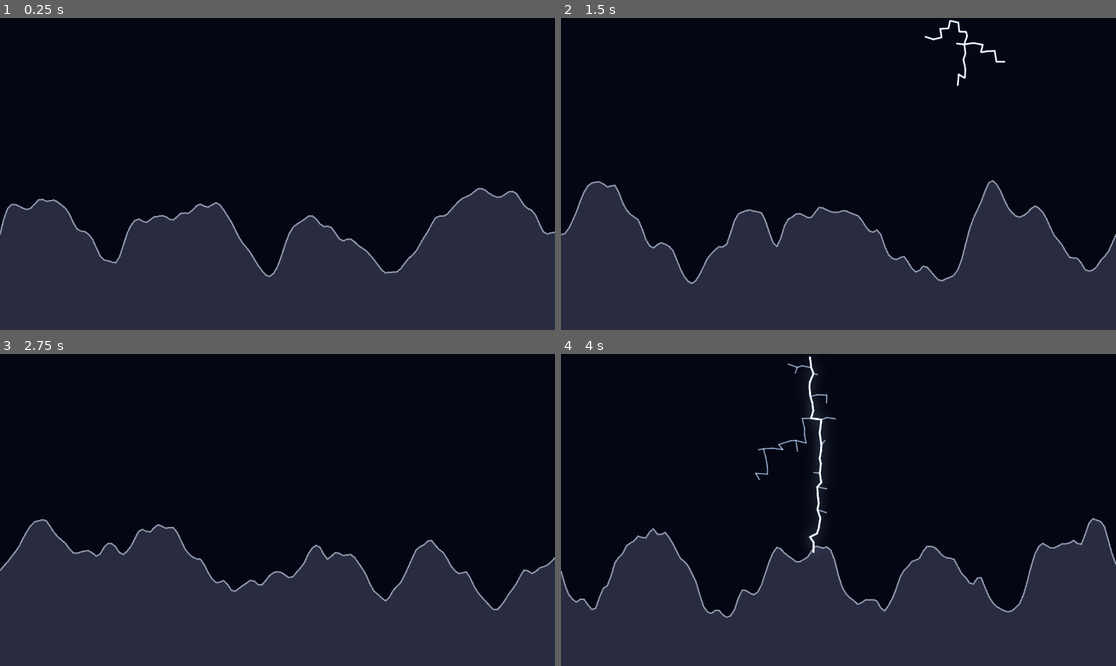
Above: before the commit, frames 1-4 (two rows, left to right).
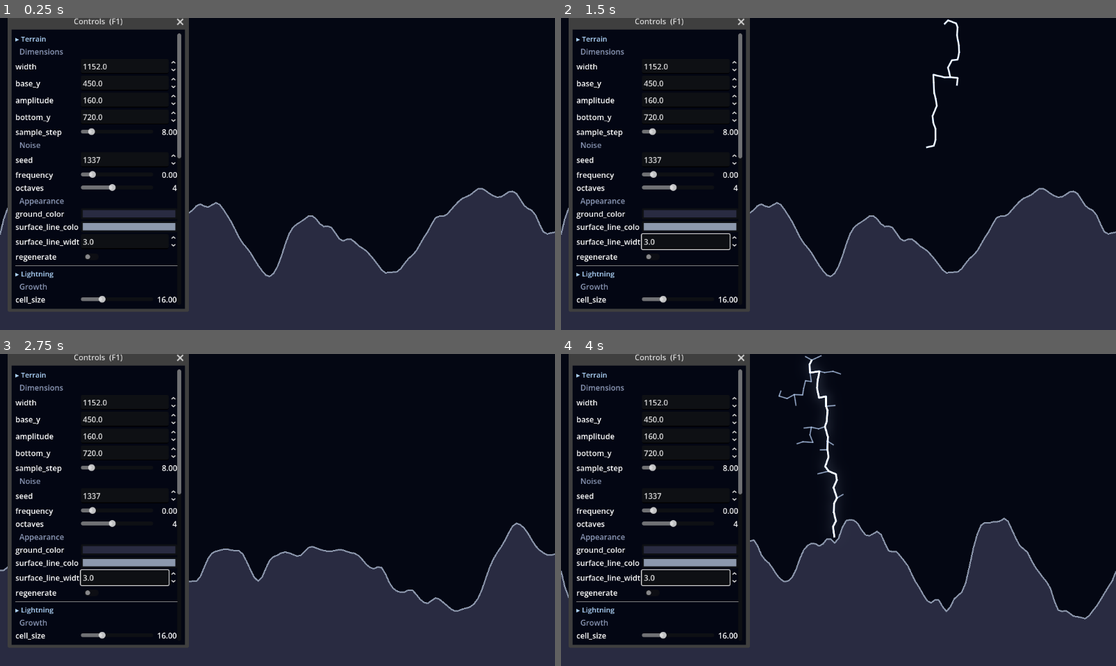
Above: after the commit, the same moments.

Repository: choe050919/lightning-sim
Game: Godot game, scene res://scenes/main.tscn
Same seed, same stepped clock (60 frames per second), same inputs: the game is played once before the commit and once after it.
Inputs (mouse positions are in pixels of both pictures, inside the frame that each line leads up to):
- Up to frame 1 (0.25 s): no input
- Up to frame 2 (1.5 s): click (649, 258) at 0.52 s; tap Enter at 1.25 s; move the mouse to (960, 158) at 1.27 s; hold Right from 1.28 s (still down); tap R at 1.35 s; click (960, 158) at 1.42 s
- Up to frame 3 (2.75 s): move the mouse to (166, 525) at 2.02 s; release Right at 2.03 s; hold Down from 2.03 s (still down); tap R at 2.1 s
- Up to frame 4 (4 s): tap Space at 2.75 s; move the mouse to (894, 441) at 2.77 s; release Down at 2.78 s; hold Right 2.78-3.53 s; tap R at 2.85, 3.6 s; tap Enter at 3.5 s; move the mouse to (810, 572) at 3.52 s; hold Up from 3.53 s (still down); click (810, 572) at 3.67 s

The runs differ from the first frame. In frame 1, 13% of the frame differs, in the area x 1-35%, y 0-94%; in frame 2, 19%; in frame 3, 20%; in frame 4, 23%, in the area x 0-100%, y 0-94%.

Commit message:
Add runtime control panel for live parameter tweaking
Reflection-based panel (CanvasLayer > Window > ScrollContainer) that walks each target node's get_property_list() and auto-builds sliders for @export_range values, spinboxes for unranged numbers, checkboxes for bools, and color pickers. @export_group becomes section headers; targets are auto-collected from sibling nodes with scripts. Toggle with F1; window is a draggable/resizable embedded subwindow.

Co-Authored-By: Claude Opus 4.8 <noreply@anthropic.com>

Diff:
--- a/scenes/main.tscn
+++ b/scenes/main.tscn
@@ -1,27 +1,30 @@
-[gd_scene load_steps=4 format=3]
+[gd_scene format=3 uid="uid://3ly4nt1si1t0"]
 
-[ext_resource type="Script" path="res://src/terrain/terrain_generator.gd" id="1_terrain"]
-[ext_resource type="Script" path="res://src/lightning/lightning.gd" id="2_lightning"]
+[ext_resource type="Script" uid="uid://cwvo5ycc5l40r" path="res://src/terrain/terrain_generator.gd" id="1_terrain"]
+[ext_resource type="Script" uid="uid://bo85y34spiyqh" path="res://src/lightning/lightning.gd" id="2_lightning"]
+[ext_resource type="Script" path="res://src/ui/control_panel.gd" id="3_panel"]
 
 [sub_resource type="Environment" id="Environment_glow"]
 background_mode = 3
 glow_enabled = true
-glow_intensity = 0.8
-glow_blend_mode = 0
-glow_hdr_threshold = 1.0
 glow_levels/1 = 1.0
 glow_levels/2 = 1.0
 glow_levels/3 = 0.7
 glow_levels/4 = 0.5
+glow_intensity = 0.8
+glow_blend_mode = 0
 
-[node name="Main" type="Node2D"]
+[node name="Main" type="Node2D" unique_id=1829392423]
 
-[node name="WorldEnvironment" type="WorldEnvironment" parent="."]
+[node name="WorldEnvironment" type="WorldEnvironment" parent="." unique_id=1443991986]
 environment = SubResource("Environment_glow")
 
-[node name="Terrain" type="StaticBody2D" parent="."]
+[node name="Terrain" type="StaticBody2D" parent="." unique_id=986230245]
 script = ExtResource("1_terrain")
 
-[node name="Lightning" type="Node2D" parent="." node_paths=PackedStringArray("terrain")]
+[node name="Lightning" type="Node2D" parent="." unique_id=1023842182 node_paths=PackedStringArray("terrain")]
 script = ExtResource("2_lightning")
 terrain = NodePath("../Terrain")
+
+[node name="ControlPanel" type="CanvasLayer" parent="."]
+script = ExtResource("3_panel")
--- /dev/null
+++ b/src/ui/control_panel.gd
@@ -0,0 +1,193 @@
+extends CanvasLayer
+
+## 조절 가능한 @export 값들을 런타임에 자동으로 노출하는 디버그 패널.
+##
+## 대상 노드의 get_property_list()를 리플렉션으로 순회해 컨트롤을 생성한다.
+##   - @export_range 가 있는 수치 → 슬라이더 + 값 라벨
+##   - 레인지 없는 수치        → 스핀박스(직접 입력)
+##   - bool → 체크 스위치,  Color → 컬러 피커,  @export_group → 섹션 헤더
+## 새 @export 를 추가하면 패널에 자동으로 나타난다(따로 배선 불필요).
+##
+## 항상 살아있는 CanvasLayer가 토글 키를 맡고, 그 안의 Window(드래그·리사이즈 가능한
+## 임베디드 서브윈도우)가 실제 패널이다. F1 으로 표시 토글.
+
+## 노출할 대상 노드들. 비우면 형제 노드 중 스크립트를 가진 것을 자동 수집한다.
+@export var targets: Array[Node] = []
+## 패널 표시를 토글하는 물리 키.
+@export var toggle_key: Key = KEY_F1
+
+var _window: Window
+var _vbox: VBoxContainer
+
+func _ready() -> void:
+	if targets.is_empty():
+		_auto_collect_targets()
+	_build_window()
+	for t in targets:
+		if t:
+			_build_section(t)
+
+## 형제 노드 중 스크립트(=조절값 보유 후보)를 가진 것들을 대상으로 모은다.
+## .tscn에 손으로 node_paths를 적지 않아도 되게 하는 안전장치.
+func _auto_collect_targets() -> void:
+	var parent := get_parent()
+	if parent == null:
+		return
+	for sib in parent.get_children():
+		if sib != self and sib.get_script() != null:
+			targets.append(sib)
+
+# --- UI 골격 ----------------------------------------------------------------
+
+func _build_window() -> void:
+	_window = Window.new()
+	_window.title = "Controls  (F1)"
+	_window.size = Vector2i(360, 580)
+	_window.position = Vector2i(24, 24)
+	_window.min_size = Vector2i(240, 160)
+	_window.wrap_controls = false
+	_window.visible = true
+	_window.close_requested.connect(_window.hide)
+	add_child(_window)
+
+	var margin := MarginContainer.new()
+	margin.set_anchors_and_offsets_preset(Control.PRESET_FULL_RECT)
+	for side in ["left", "top", "right", "bottom"]:
+		margin.add_theme_constant_override("margin_" + side, 8)
+	_window.add_child(margin)
+
+	var scroll := ScrollContainer.new()
+	scroll.horizontal_scroll_mode = ScrollContainer.SCROLL_MODE_DISABLED
+	margin.add_child(scroll)
+
+	_vbox = VBoxContainer.new()
+	_vbox.size_flags_horizontal = Control.SIZE_EXPAND_FILL
+	scroll.add_child(_vbox)
+
+## 한 대상 노드의 export들을 순회해 섹션을 만든다.
+func _build_section(target: Node) -> void:
+	var header := Label.new()
+	header.text = "▸ " + target.name
+	header.add_theme_font_size_override("font_size", 15)
+	header.add_theme_color_override("font_color", Color(0.7, 0.85, 1.0))
+	_vbox.add_child(header)
+	# 그룹 헤더는 "실제 행이 하나라도 나올 때"에만 지연 출력한다.
+	# (CollisionObject2D 같은 빌트인 그룹이 빈 헤더로 새는 것을 막는다)
+	var pending_group := ""
+	for prop in target.get_property_list():
+		var usage: int = prop["usage"]
+		if usage & PROPERTY_USAGE_GROUP:
+			pending_group = str(prop["name"])
+			continue
+		if not (usage & PROPERTY_USAGE_EDITOR) or not (usage & PROPERTY_USAGE_SCRIPT_VARIABLE):
+			continue
+		var row := _make_row(target, prop)
+		if row == null:
+			continue
+		if pending_group != "":
+			var g := Label.new()
+			g.text = "  " + pending_group
+			g.add_theme_color_override("font_color", Color(0.55, 0.6, 0.72))
+			_vbox.add_child(g)
+			pending_group = ""
+		_vbox.add_child(row)
+	_vbox.add_child(HSeparator.new())
+
+# --- 행 생성 ----------------------------------------------------------------
+
+func _make_row(target: Node, prop: Dictionary) -> Control:
+	match int(prop["type"]):
+		TYPE_BOOL:
+			return _bool_row(target, prop["name"])
+		TYPE_INT, TYPE_FLOAT:
+			return _number_row(target, prop)
+		TYPE_COLOR:
+			return _color_row(target, prop["name"])
+	return null # object/string 등은 건너뛴다
+
+## 좌측에 이름 라벨이 붙은 행 컨테이너.
+func _labeled(text: String) -> HBoxContainer:
+	var row := HBoxContainer.new()
+	var lbl := Label.new()
+	lbl.text = text
+	lbl.custom_minimum_size.x = 132
+	lbl.clip_text = true
+	row.add_child(lbl)
+	return row
+
+func _bool_row(target: Node, name: String) -> Control:
+	var row := _labeled(name)
+	var cb := CheckButton.new()
+	cb.button_pressed = bool(target.get(name))
+	cb.toggled.connect(func(v):
+		_apply(target, name, v)
+		# 셋터가 값을 되돌리는 경우(예: regenerate)엔 위젯도 실제값으로 되돌린다.
+		cb.set_pressed_no_signal(bool(target.get(name))))
+	row.add_child(cb)
+	return row
+
+func _color_row(target: Node, name: String) -> Control:
+	var row := _labeled(name)
+	var btn := ColorPickerButton.new()
+	btn.color = target.get(name)
+	btn.size_flags_horizontal = Control.SIZE_EXPAND_FILL
+	btn.custom_minimum_size.x = 80
+	btn.color_changed.connect(func(c): _apply(target, name, c))
+	row.add_child(btn)
+	return row
+
+func _number_row(target: Node, prop: Dictionary) -> Control:
+	var name: String = prop["name"]
+	var is_int := int(prop["type"]) == TYPE_INT
+	var cur := float(target.get(name))
+	var has_range := int(prop["hint"]) == PROPERTY_HINT_RANGE and not str(prop["hint_string"]).is_empty()
+	var row := _labeled(name)
+	if has_range:
+		var parts := str(prop["hint_string"]).split(",")
+		var slider := HSlider.new()
+		slider.min_value = float(parts[0])
+		slider.max_value = float(parts[1])
+		slider.step = float(parts[2]) if parts.size() >= 3 else (1.0 if is_int else 0.01)
+		slider.value = cur
+		slider.size_flags_horizontal = Control.SIZE_EXPAND_FILL
+		slider.size_flags_vertical = Control.SIZE_SHRINK_CENTER
+		slider.custom_minimum_size.x = 96
+		var val := Label.new()
+		val.custom_minimum_size.x = 46
+		val.horizontal_alignment = HORIZONTAL_ALIGNMENT_RIGHT
+		val.text = _fmt(cur, is_int)
+		slider.value_changed.connect(func(v):
+			val.text = _fmt(v, is_int)
+			_apply(target, name, int(v) if is_int else v))
+		row.add_child(slider)
+		row.add_child(val)
+	else:
+		var sb := SpinBox.new()
+		sb.allow_greater = true
+		sb.allow_lesser = true
+		sb.step = 1.0 if is_int else 0.01
+		sb.min_value = -99999.0
+		sb.max_value = 99999.0
+		sb.value = cur
+		sb.size_flags_horizontal = Control.SIZE_EXPAND_FILL
+		sb.value_changed.connect(func(v): _apply(target, name, int(v) if is_int else v))
+		row.add_child(sb)
+	return row
+
+func _fmt(v: float, is_int: bool) -> String:
+	return ("%d" % int(round(v))) if is_int else ("%.2f" % v)
+
+## 값을 대상에 반영하고, 지형처럼 재생성이 필요한 대상은 _build()를 다시 부른다.
+func _apply(target: Node, name: String, value: Variant) -> void:
+	target.set(name, value)
+	if target.has_method("_build"):
+		target.call("_build")
+
+# --- 입력 -------------------------------------------------------------------
+
+func _unhandled_input(event: InputEvent) -> void:
+	if event is InputEventKey:
+		var k := event as InputEventKey
+		if k.pressed and not k.echo and k.physical_keycode == toggle_key:
+			_window.visible = not _window.visible
+			get_viewport().set_input_as_handled()
